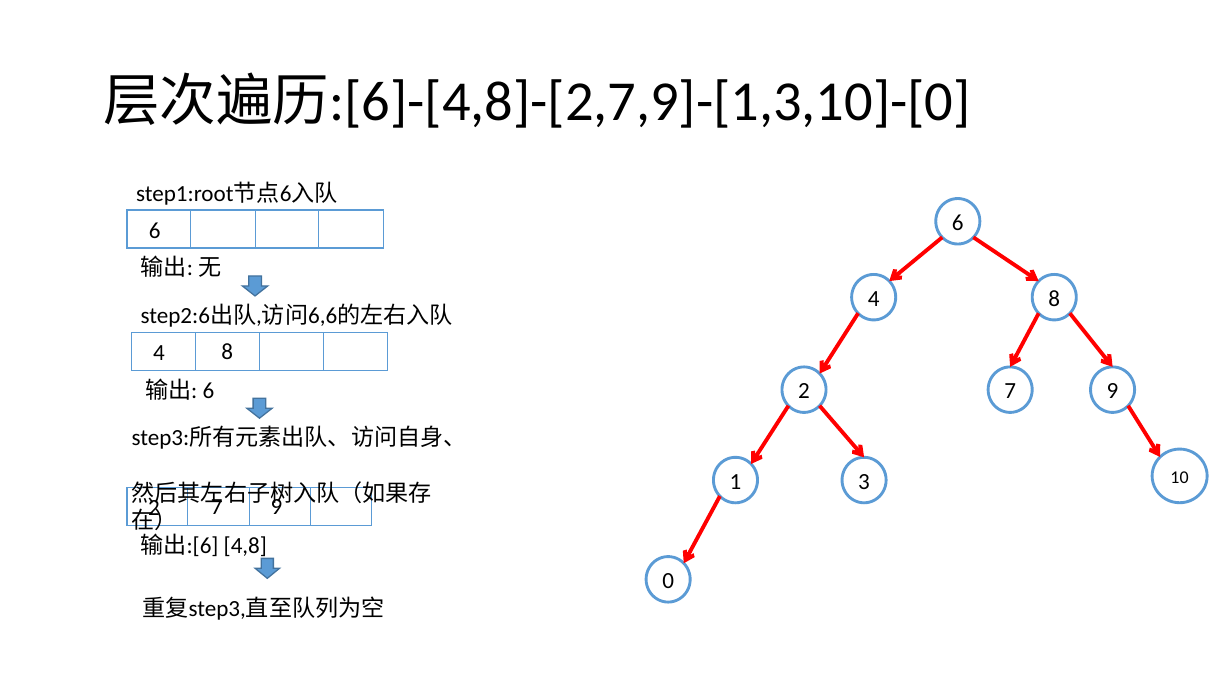
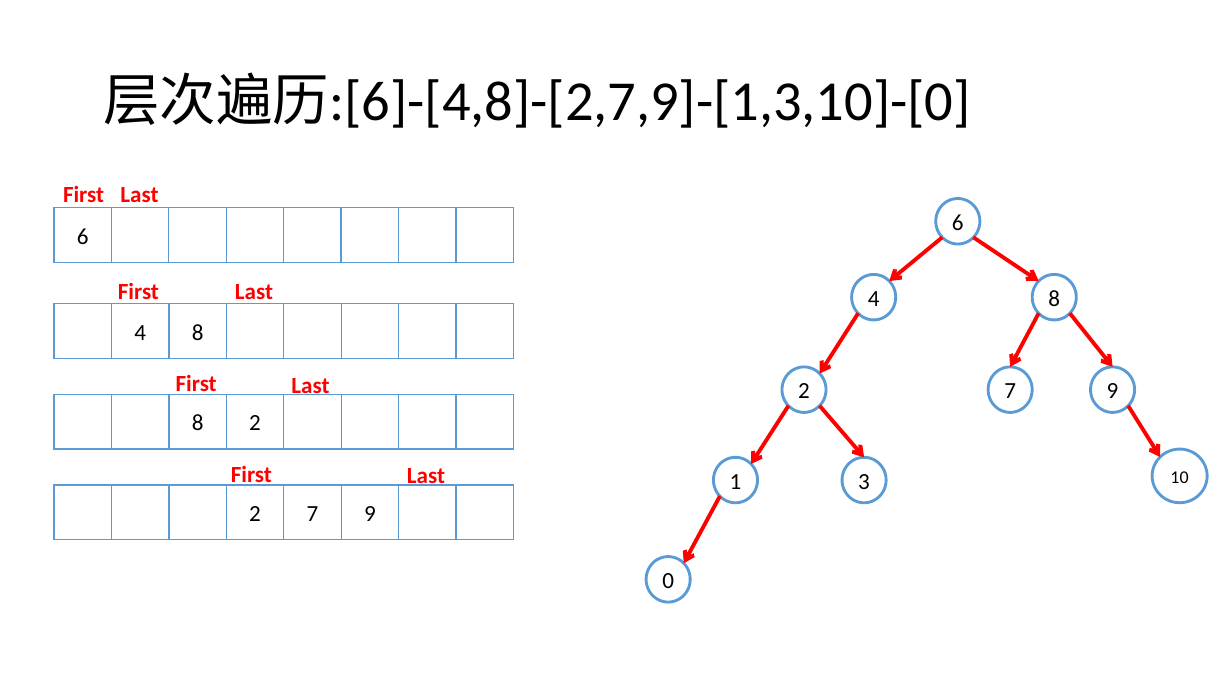
Before and after one commit to Waynefn/cpp_ds_algo, a slide deck: slide 32 of ppt.pptx (slide 25 before the commit). Drawn at 1232x693 pixels with LibreOffice and Linux fonts; fonts in the diff are those of the drawing. Boxes give left, top, right and bottom in pixels: in the first picture for what was removed or moved away, otherwise in the second. Text is boxed around its words. In the diff, an @@ line names an element or a change of style, - is before the commit and + after.

```diff
--- a/ppt.pptx
+++ b/ppt.pptx
@@ rectangle "6": place and size @@
-rectangle "6" at [149,222,161,238]
+rectangle "6" at [54,208,111,262]
@@ text added at [63,186,104,208], 18 pt, text #FF0000, bold @@
+First
@@ text added at [120,187,158,208], 18 pt, text #FF0000, bold @@
+Last
@@ rectangle: place and size @@
-rectangle at [128,210,384,248]
+rectangle at [226,208,284,262]
@@ group added at [112,208,513,262]: 6 rectangles @@
@@ group removed at [136,181,338,297]: 3 lines, 2 texts, 1 down arrow @@
-step1:root节点6入队
-输出: 无
@@ text added at [118,283,159,304], 18 pt, text #FF0000, bold @@
+First
@@ text added at [235,284,273,304], 18 pt, text #FF0000, bold @@
+Last
@@ rectangle "4": place and size @@
-rectangle "4" at [153,345,165,360]
+rectangle "4" at [112,303,169,358]
@@ rectangle "8": place and size @@
-rectangle "8" at [221,343,233,359]
+rectangle "8" at [169,303,226,358]
@@ rectangle: place and size @@
-rectangle at [131,333,387,371]
+rectangle at [226,303,284,358]
@@ group added at [54,303,514,358]: 5 rectangles @@
@@ group removed at [141,304,453,419]: 3 lines, 2 texts, 1 down arrow @@
-step2:6出队,访问6,6的左右入队
-输出: 6
@@ text added at [176,375,217,395], 18 pt, text #FF0000, bold @@
+First
@@ text added at [291,378,329,395], 18 pt, text #FF0000, bold @@
+Last
@@ group added at [54,395,514,449]: 8 rectangles @@
+8
+2
@@ text added at [231,466,272,486], 18 pt, text #FF0000, bold @@
+First
@@ text added at [407,468,445,486], 18 pt, text #FF0000, bold @@
+Last
@@ rectangle: place and size @@
-rectangle at [128,487,372,525]
+rectangle at [169,485,226,540]
@@ alignment left to centre; vertical alignment top to middle; fill none to #FFFFFF; outline none to #5B9BD5 1 pt in 6 elements at [112,303,169,358], [169,303,226,358], [54,208,111,262], [341,485,398,540], [284,485,341,540], [226,485,284,540] @@
@@ rectangle "2": place and size @@
-rectangle "2" at [148,496,160,522]
+rectangle "2" at [226,485,284,540]
@@ rectangle "7": place and size @@
-rectangle "7" at [211,495,223,514]
+rectangle "7" at [284,485,341,540]
@@ rectangle "9": place and size @@
-rectangle "9" at [271,495,283,514]
+rectangle "9" at [341,485,398,540]
@@ group added at [54,485,514,540]: 4 rectangles @@
@@ group removed at [132,426,467,579]: 3 lines, 2 texts, 1 down arrow @@
-step3:所有元素出队、访问自身、
-然后其左右子树入队（如果存在）
-输出:[6] [4,8]
@@ text removed at [142,596,384,620] @@
-重复step3,直至队列为空
```
Also in this commit, not shown: 5 other slides changed, 8 slides added, 3 other files.
